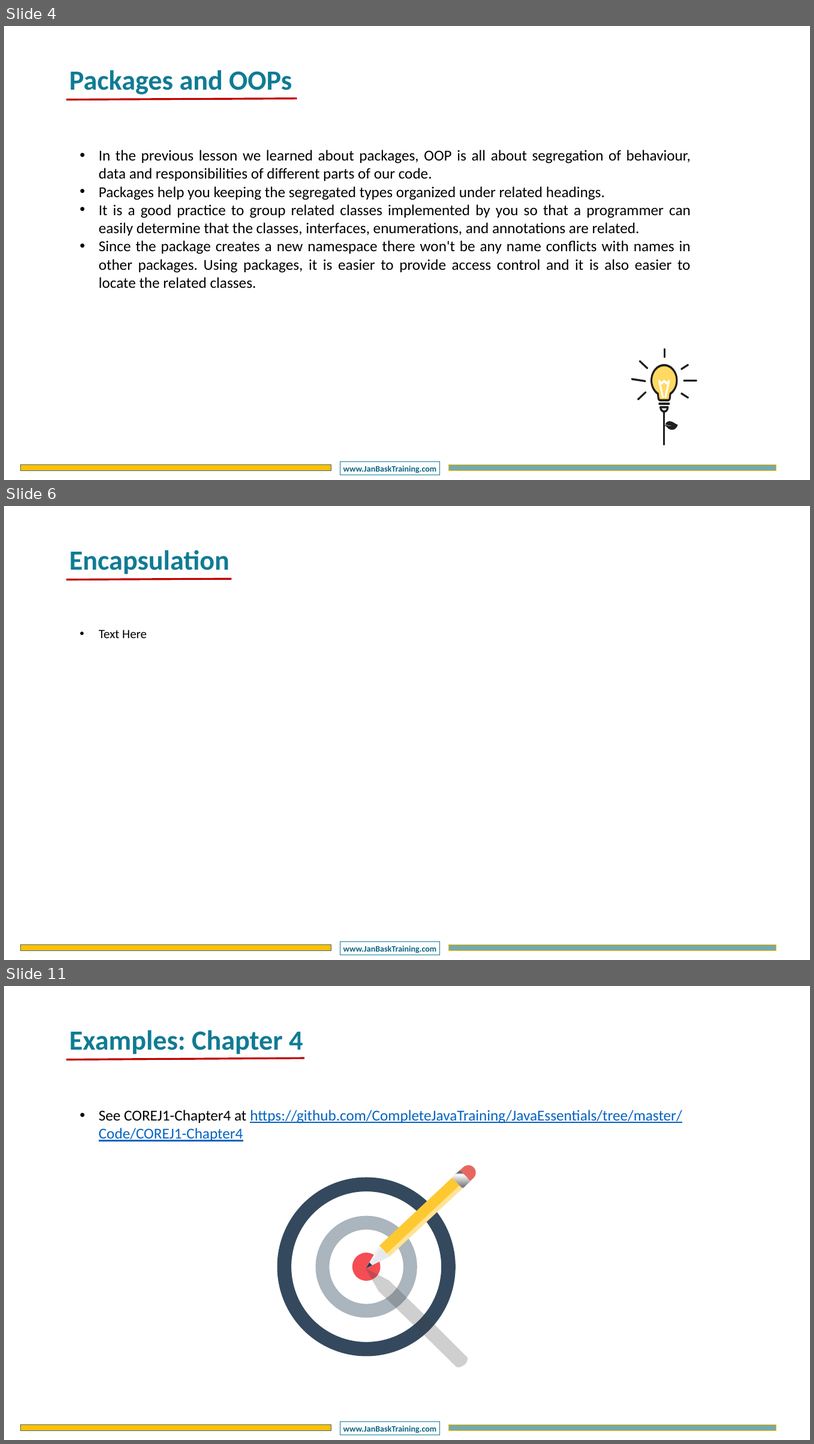
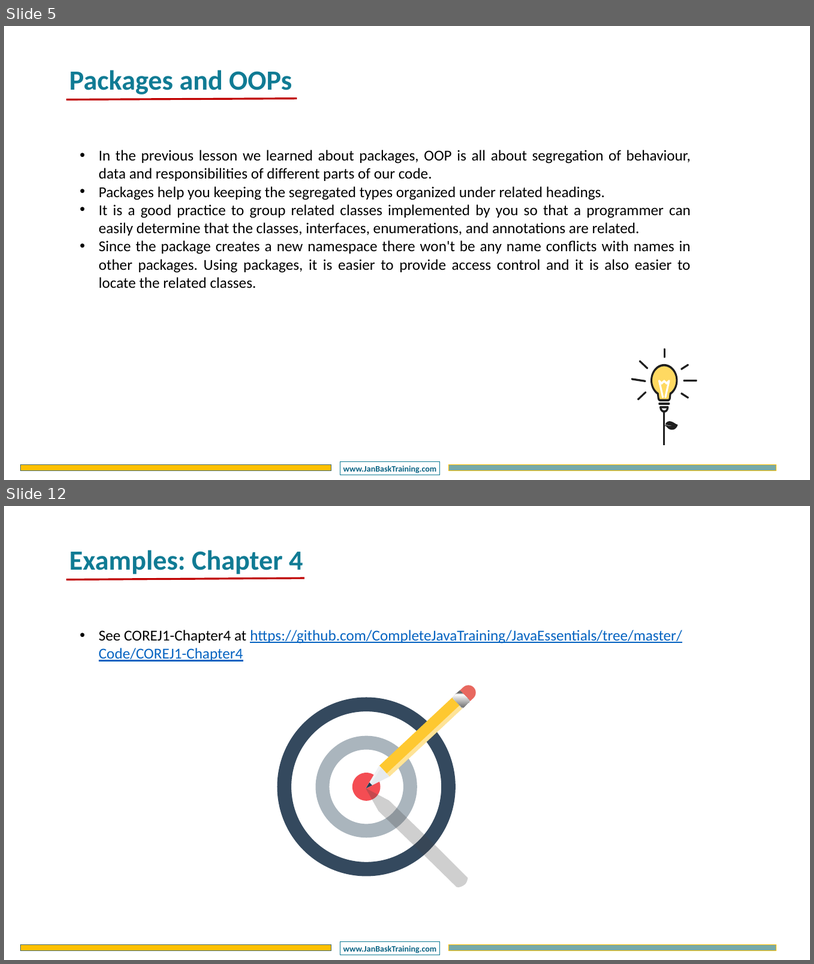
Before and after one commit to CompleteJavaTraining/JavaEssentials, a slide deck: slides/COREJ1/COREJ1 - Chapter4.pptx. Shown one above the other, each under a label of ours: slides 4, 6 and 11 before the commit, slides 5 and 12 after it; the slides between them are not shown. The pictures are 814x1444 and 814x964 pixels, drawn with LibreOffice and Linux fonts; fonts in the diff are those of the drawing; background and template pictures are left out. Boxes give left, top, right and bottom in pixels: in the first picture for what was removed or moved away, otherwise in the second. Text is boxed around its words. In the diff, an @@ line names an element or a change of style, - is before the commit and + after.

```diff
--- a/slides/COREJ1/COREJ1 - Chapter4.pptx
+++ b/slides/COREJ1/COREJ1 - Chapter4.pptx
@@ slide 6 removed at [4,506,810,960], background #FFFFFF; not listed: 3 template elements that a slide beside it also shows @@
@@ text removed at [69,550,230,574] @@
-Encapsulation
@@ line removed from (66, 579) to (231, 579) @@
@@ text removed at [99,630,147,638] @@
-• Text Here
@@ what was slide 4 is now slide 5 @@
@@ what was slide 11 is now slide 12 @@
```
Also in this commit, not shown: 2 slides changed, 5 slides added, 3 other slides removed, 2 other files.
